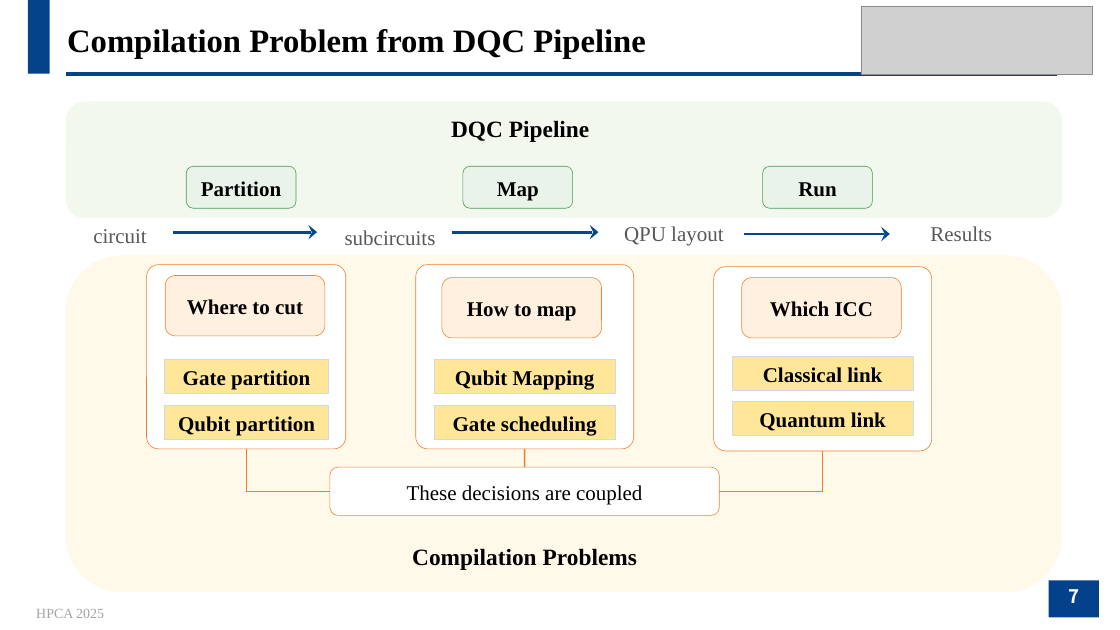
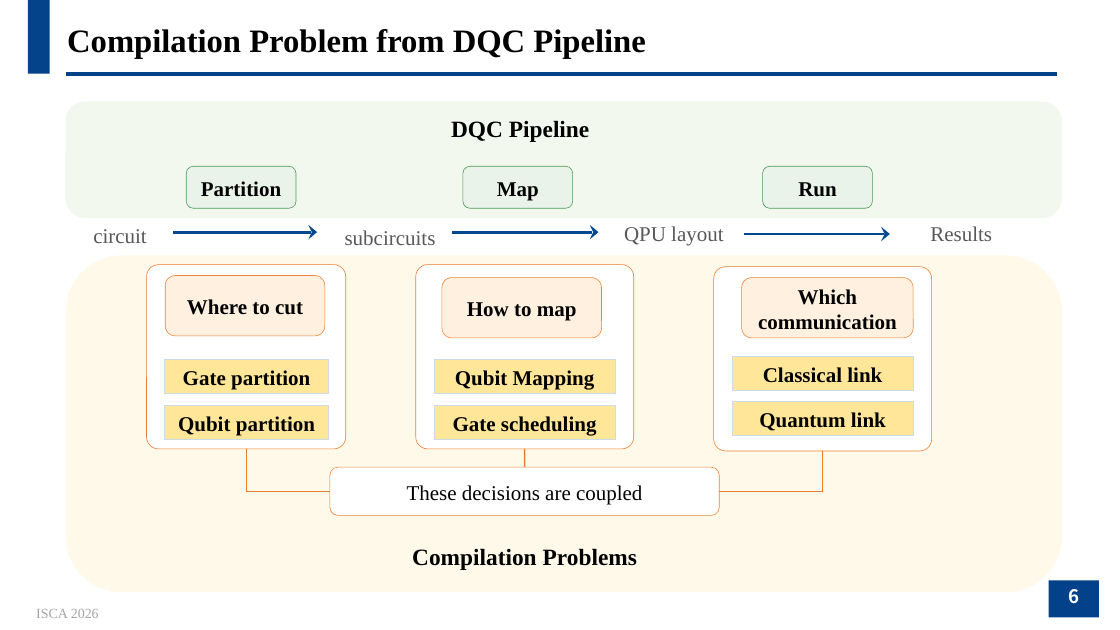
Before and after one commit to JanusQ/Janus4, a slide deck: slide 6 of adaptiveQC/pptx/AdaptDQC_Adaptive_Distributed_Quantum_Computing_With_Quantitative_Performance_Analysis.pptx (slide 7 before the commit). Drawn at 1120x630 pixels with LibreOffice and Linux fonts; fonts in the diff are those of the drawing; grey boxes stand for pictures; background and template pictures are left out. Boxes give left, top, right and bottom in pixels: in the first picture for what was removed or moved away, otherwise in the second. Text is boxed around its words. In the diff, an @@ line names an element or a change of style, - is before the commit and + after.

```diff
--- a/adaptiveQC/pptx/AdaptDQC_Adaptive_Distributed_Quantum_Computing_With_Quantitative_Performance_Analysis.pptx
+++ b/adaptiveQC/pptx/AdaptDQC_Adaptive_Distributed_Quantum_Computing_With_Quantitative_Performance_Analysis.pptx
@@ picture removed at (861,7,1092,74) @@
@@ rounded rectangle "Which communication": place and size @@
-rounded rectangle "Which communication" at (742,277,902,338)
+rounded rectangle "Which communication" at (742,277,913,338)
@@ text in rounded rectangle at (758,289,897,330): text changed @@
-Which ICC
+Which communication
@@ page number at (1068,589,1079,604): text changed @@
-7
+6
@@ text at (36,609,99,618): text changed @@
-HPCA 2025
+ISCA 2026
```
Also in this commit, not shown: 23 other slides changed, 4 slides added, 7 slides removed, 1 other file.
